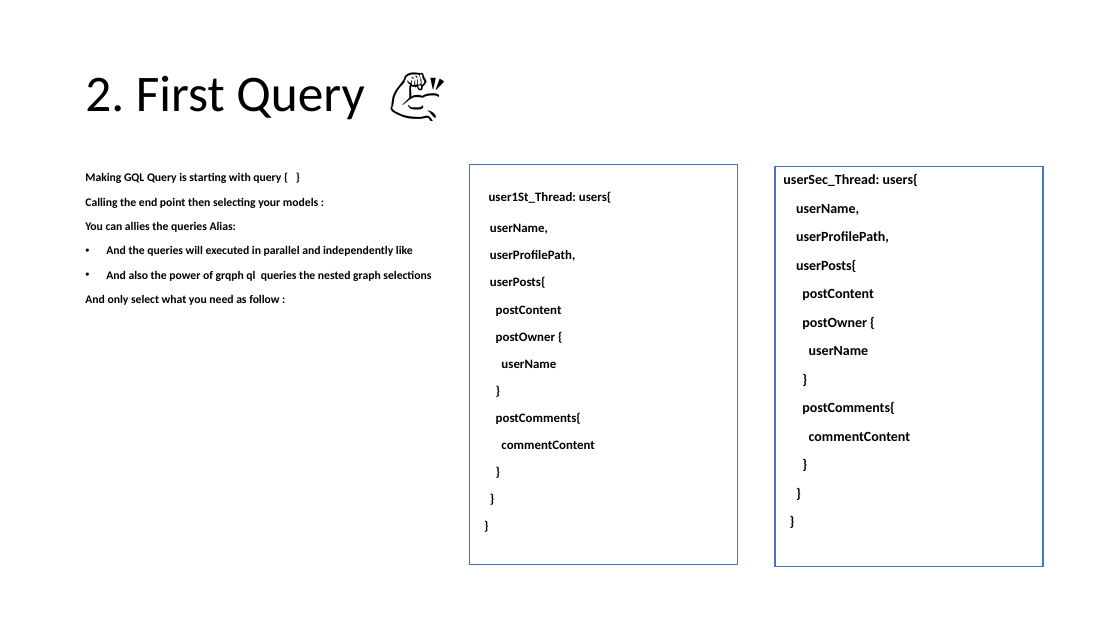
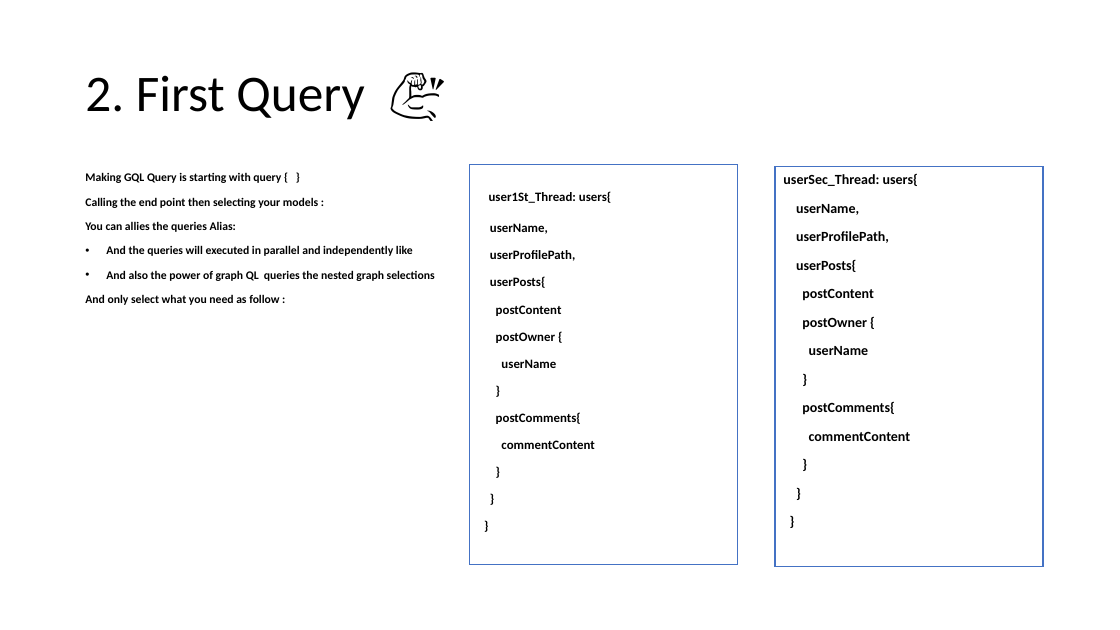
Before and after one commit to ahmedsure/sure_tut_gql, a slide deck: slide 14 of Sure_Ahmed_Samir_GQL_Tut.pptx. Drawn at 1120x630 pixels with LibreOffice and Linux fonts; fonts in the diff are those of the drawing. Boxes give left, top, right and bottom in pixels: in the first picture for what was removed or moved away, otherwise in the second. Text is boxed around its words. In the diff, an @@ line names an element or a change of style, - is before the commit and + after.

```diff
--- a/Sure_Ahmed_Samir_GQL_Tut.pptx
+++ b/Sure_Ahmed_Samir_GQL_Tut.pptx
@@ text at [106,270,435,281]: text changed @@
-• And also the power of grqph ql queries the nested graph selections
+• And also the power of graph QL queries the nested graph selections
```
Also in this commit, not shown: 2 other slides changed, 1 slide added, 1 other file.
